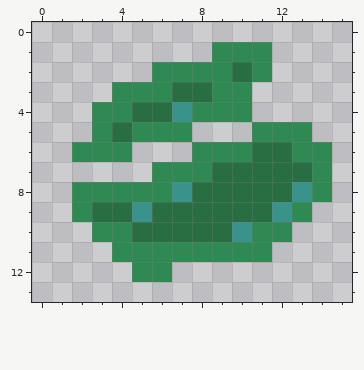
Pixel-art sprite -- Images/TileSets/PotatoHex/Tiles/Marsh.png. The first picture shows the starting point.
The file is 16x14 pixels.
The result:
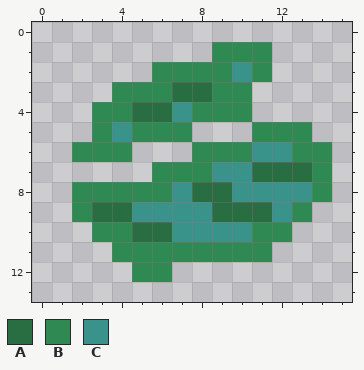
Palette (. is transparent): A #296e43  B #2e8952  C #3a938b
Changes in this commit:
Changed rows in their new state; - is an unchanged pixel.
first column x 4:
 2 ------C--
 5 C--------
 6 -------CC
 7 -----CC--
 8 ------CCC
 9 --CCC----
10 ---CCC---
Where, in picture pixels (left, top, right, bottom), the same in both pictures:
changed: (232, 62, 252, 82)
changed: (112, 122, 132, 142)
changed: (152, 142, 292, 242)
